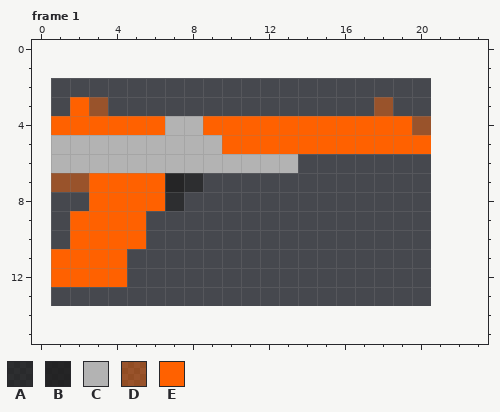
Two states of a pixel-art file, Sprites/Guns/W_15_Zapper.aseprite. Above: the version before the commit.
20x12 pixels, 2 frames. Shown: frame 1. The old version is drawn lined up with the new one, on the new canvas. The commit also changed other frames, which this record leaves out.
Palette (. is transparent): A #202020a6  B #202020e0  C #b3b3b3  D #ff610072  E #ff6100
After:
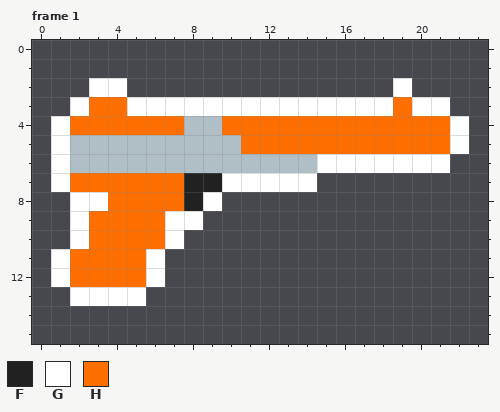
Colours new in this view: F #212121  G #ffffff  H #ff6f00
Difference:
canvas 20x12 -> 24x16, the old top-left corner now at 1,2
colour C: #b3b3b3 -> #b0bec5
Changed rows in their new state; - is a pixel that keeps its letter.
Frame 1:
first column x 1:
 2 --GG--------------G---
 3 -GHHGGGGGGGGGGGGGGHGG-
 4 GHHHHHH-CHHHHHHHHHHHHG
 5 G--------CHHHHHHHHHHHG
 6 G------------CGGGGGGG-
 7 GHHHHHHFFGGGGG--------
 8 -GGHHHHFG-------------
 9 -GHHHHGG--------------
10 -GHHHHG---------------
11 GHHHHG----------------
12 GHHHHG----------------
13 -GGGG-----------------
Pixel boxes of the changes (left, top, right, bottom) in both pictures:
changed: (51, 78, 469, 306)
